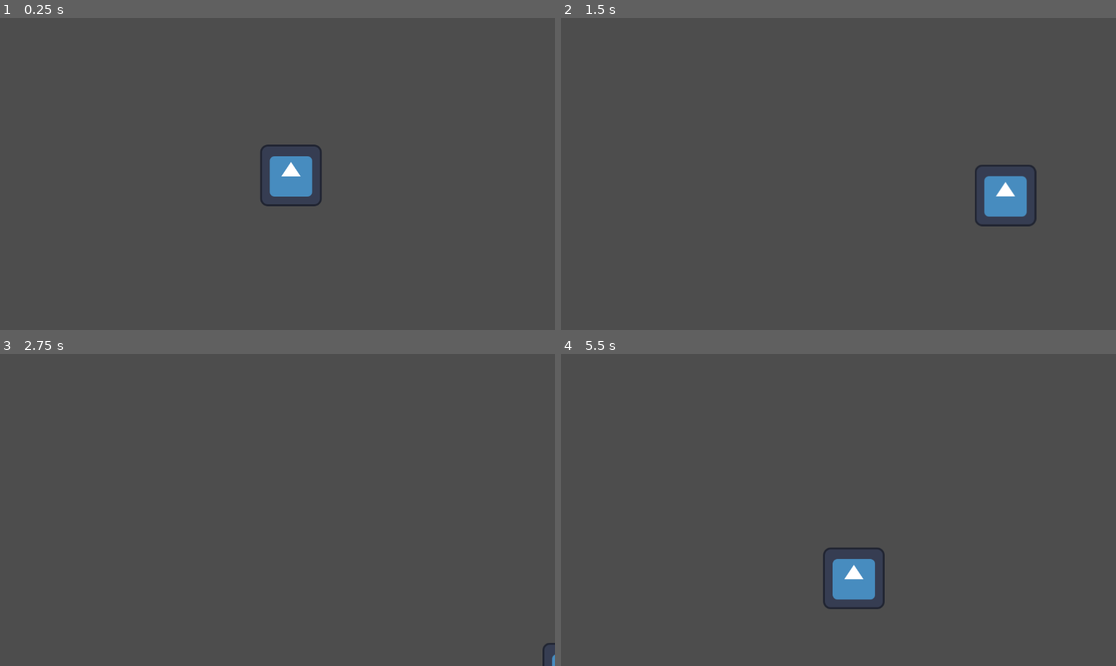
Above: before the commit, frames 1-4 (two rows, left to right).
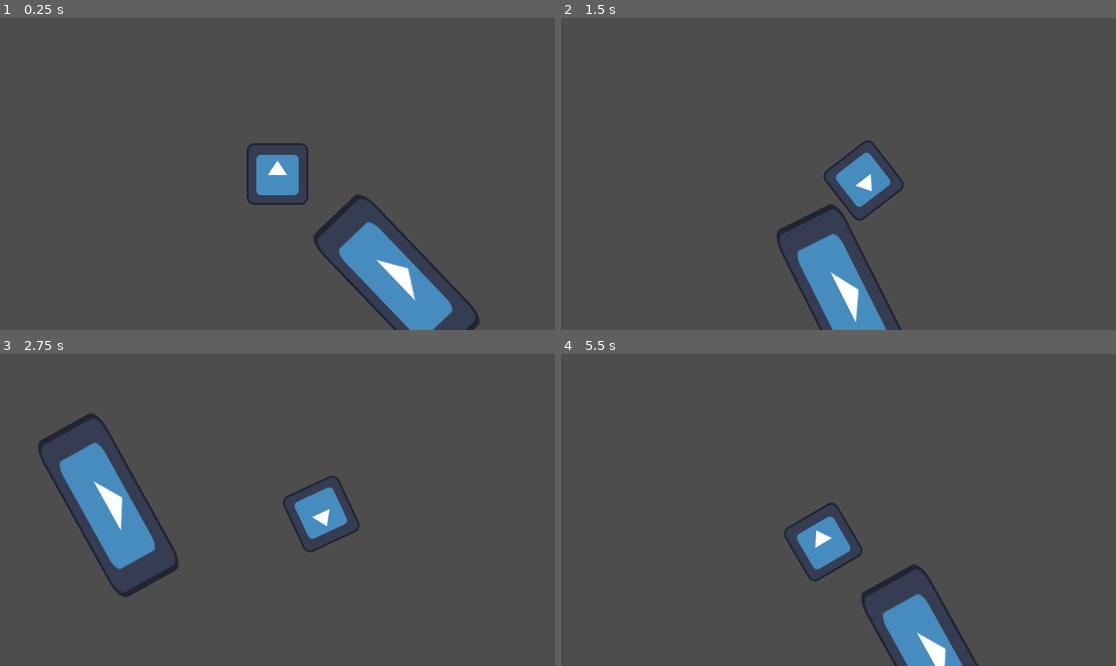
Above: after the commit, the same moments.

Repository: Smugllar/Geoffrey
Game: Godot game, scene res://scenes/main.tscn
Two runs of this game, one before a commit and one after it. Both use one fixed random seed, a clock stepped at 60 frames per second and the inputs below. The engine's default icon, where the game draws it, is replaced by a stand-in: a white triangle on a blue panel in a dark square.
Inputs:
- Up to frame 1 (0.25 s): no input
- Up to frame 2 (1.5 s): hold D (move_right) 0.53-1.28 s; hold S (move_down) from 1.28 s (still down)
- Up to frame 3 (2.75 s): release S (move_down) at 2.03 s; hold D (move_right) from 2.03 s (still down)
- Up to frame 4 (5.5 s): release D (move_right) at 2.78 s; hold W (move_up) 2.78-3.53 s; hold A (move_left) 3.53-5.03 s; hold S (move_down) from 5.03 s (still down)

The runs differ from the first frame. In frame 1, 5.3% of the frame differs, in the area x 44-87%, y 40-100%; in frame 2, 6.0%, in the area x 38-86%, y 39-100%; in frame 3, 5.8%; in frame 4, 4.9%.

Commit message:
i forgor

Diff:
--- a/project.godot
+++ b/project.godot
@@ -37,3 +37,7 @@
 "events": [Object(InputEventKey,"resource_local_to_scene":false,"resource_name":"","device":-1,"window_id":0,"alt_pressed":false,"shift_pressed":false,"ctrl_pressed":false,"meta_pressed":false,"pressed":false,"keycode":0,"physical_keycode":83,"key_label":0,"unicode":115,"echo":false,"script":null)
 ]
 }
+
+[physics]
+
+2d/default_gravity=0.0
--- a/scenes/main.tscn
+++ b/scenes/main.tscn
@@ -1,8 +1,12 @@
-[gd_scene load_steps=2 format=3 uid="uid://qglto6ng48d5"]
+[gd_scene load_steps=3 format=3 uid="uid://qglto6ng48d5"]
 
 [ext_resource type="PackedScene" uid="uid://bo2x5fk0khblm" path="res://scenes/player.tscn" id="1_46vnj"]
+[ext_resource type="PackedScene" uid="uid://d00y3w3m0suo4" path="res://scenes/table.tscn" id="2_5qq61"]
 
 [node name="Main" type="Node2D"]
 
 [node name="Player" parent="." instance=ExtResource("1_46vnj")]
 position = Vector2(604, 327)
+
+[node name="Table" parent="." instance=ExtResource("2_5qq61")]
+position = Vector2(851, 546)
--- a/scenes/player.tscn
+++ b/scenes/player.tscn
@@ -3,10 +3,10 @@
 [ext_resource type="Script" path="res://scripts/player.gd" id="1_5a8yg"]
 [ext_resource type="Texture2D" uid="uid://b5afwit7kx1c" path="res://assets/icon.svg" id="1_7yjij"]
 
-[sub_resource type="CircleShape2D" id="CircleShape2D_tby1m"]
-radius = 64.0078
+[sub_resource type="CircleShape2D" id="CircleShape2D_sw226"]
+radius = 63.0
 
-[sub_resource type="SpriteFrames" id="SpriteFrames_i7l7f"]
+[sub_resource type="SpriteFrames" id="SpriteFrames_2md46"]
 animations = [{
 "frames": [{
 "duration": 1.0,
@@ -17,12 +17,19 @@
 "speed": 5.0
 }]
 
-[node name="Player" type="CharacterBody2D"]
-motion_mode = 1
+[node name="Player" type="RigidBody2D"]
+position = Vector2(0, 1)
+center_of_mass_mode = 1
+gravity_scale = 0.0
+linear_damp = 5.0
 script = ExtResource("1_5a8yg")
 
+[node name="Camera2D" type="Camera2D" parent="."]
+process_callback = 0
+position_smoothing_enabled = true
+
 [node name="CollisionShape2D" type="CollisionShape2D" parent="."]
-shape = SubResource("CircleShape2D_tby1m")
+shape = SubResource("CircleShape2D_sw226")
 
 [node name="AnimatedSprite2D" type="AnimatedSprite2D" parent="."]
-sprite_frames = SubResource("SpriteFrames_i7l7f")
+sprite_frames = SubResource("SpriteFrames_2md46")
--- /dev/null
+++ b/scenes/table.tscn
@@ -0,0 +1,22 @@
+[gd_scene load_steps=4 format=3 uid="uid://d00y3w3m0suo4"]
+
+[ext_resource type="Script" path="res://scripts/table.gd" id="1_3u1di"]
+[ext_resource type="Texture2D" uid="uid://b5afwit7kx1c" path="res://assets/icon.svg" id="1_077sc"]
+
+[sub_resource type="RectangleShape2D" id="RectangleShape2D_paxvn"]
+size = Vector2(372, 152)
+
+[node name="Table" type="RigidBody2D"]
+mass = 10.0
+gravity_scale = 0.0
+linear_damp = 5.0
+angular_velocity = 6.98132
+angular_damp = 5.0
+script = ExtResource("1_3u1di")
+
+[node name="Sprite2D" type="Sprite2D" parent="."]
+scale = Vector2(2.90625, 1.1875)
+texture = ExtResource("1_077sc")
+
+[node name="CollisionShape2D" type="CollisionShape2D" parent="."]
+shape = SubResource("RectangleShape2D_paxvn")
--- a/scripts/player.gd
+++ b/scripts/player.gd
@@ -1,8 +1,7 @@
-extends CharacterBody2D
+extends RigidBody2D
 
 
 const SPEED = 50.0
-const JUMP_VELOCITY = -400.0
 
 var move_dir = Vector2()
 
@@ -22,7 +21,6 @@
 	if move_dir != Vector2.ZERO:
 		move_dir = move_dir.normalized()
 
-	velocity += move_dir * SPEED * relevantDelta
-	velocity *= 0.9
+	linear_velocity += move_dir * SPEED * relevantDelta
 
-	move_and_slide()
+	#move_and_slide()
--- /dev/null
+++ b/scripts/table.gd
@@ -0,0 +1,11 @@
+extends RigidBody2D
+
+
+# Called when the node enters the scene tree for the first time.
+func _ready():
+	pass # Replace with function body.
+
+
+# Called every frame. 'delta' is the elapsed time since the previous frame.
+func _process(delta):
+	pass
Not shown, added: assets/desktop.ini
Binary file added: assets/halloween pfp.jpg
Not shown, added: assets/halloween pfp.jpg.import
